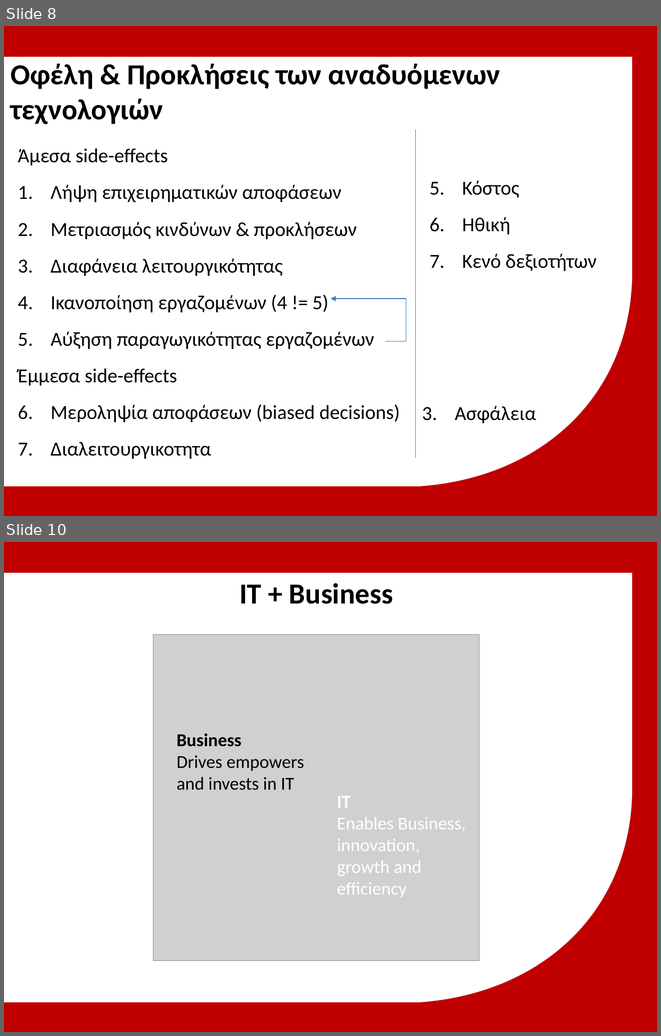
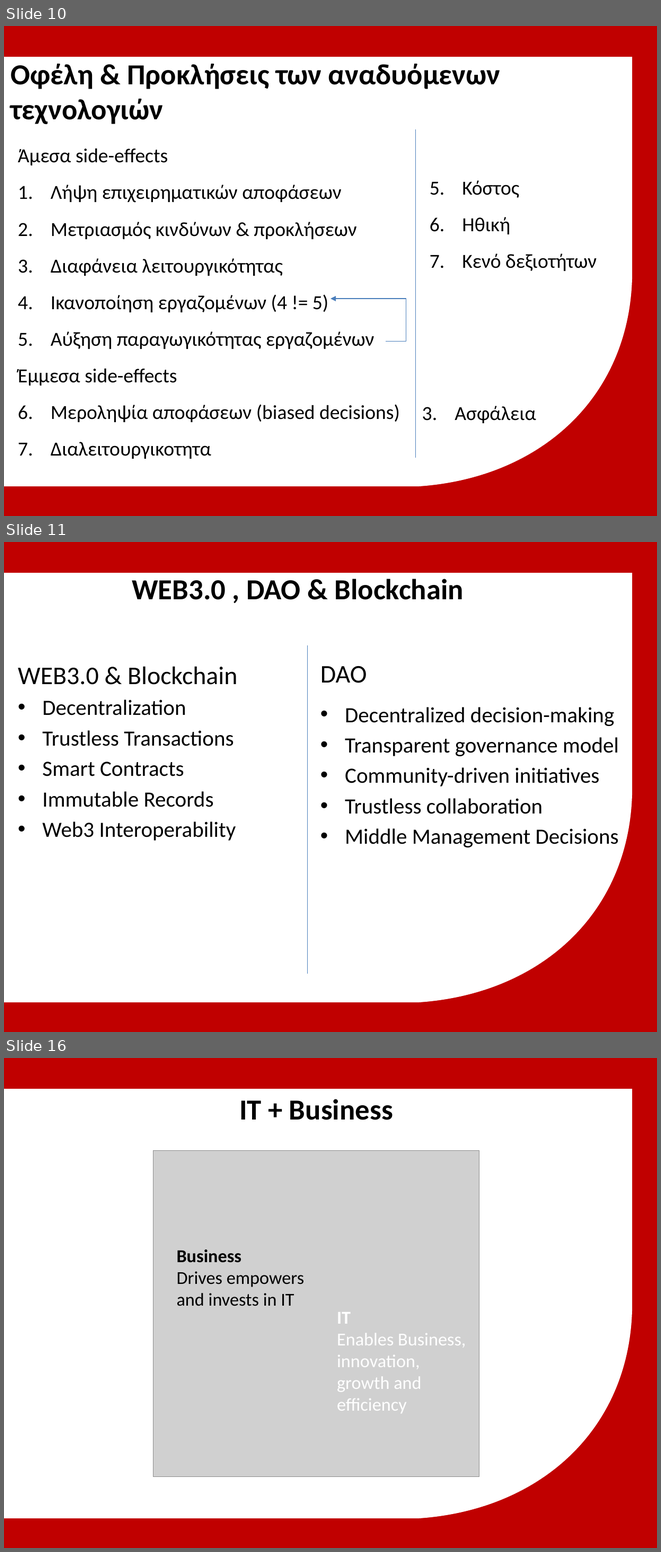
Before and after one commit to michailmarkou1995/MBA, a slide deck: Spiritual Wellbeing IV Professional Development and Applied Research/Μητροπολιτικό Κολλέγιο_ΣΕΚΦ[Μιχαηλ Μαρκου] IT in Global Business.pptx. Shown one above the other, each under a label of ours: slides 8 and 10 before the commit, slides 10, 11 and 16 after it; the slides between them are not shown. The pictures are 661x1036 and 661x1552 pixels, drawn with LibreOffice and Linux fonts; fonts in the diff are those of the drawing; grey boxes stand for pictures; background and template pictures are left out. Boxes give left, top, right and bottom in pixels: in the first picture for what was removed or moved away, otherwise in the second. Text is boxed around its words. In the diff, an @@ line names an element or a change of style, - is before the commit and + after.

```diff
--- a/Spiritual Wellbeing IV Professional Development and Applied Research/Μητροπολιτικό Κολλέγιο_ΣΕΚΦ[Μιχαηλ Μαρκου] IT in Global Business.pptx
+++ b/Spiritual Wellbeing IV Professional Development and Applied Research/Μητροπολιτικό Κολλέγιο_ΣΕΚΦ[Μιχαηλ Μαρκου] IT in Global Business.pptx
@@ slide 11 added at box(4, 542, 657, 1032), background #C00000; not listed: 1 template element that a slide beside it also shows @@
@@ text added at box(132, 579, 464, 600), 32 pt, text #000000, bold @@
+WEB3.0 , DAO & Blockchain
@@ line added from (308, 645) to (308, 973), #4B7EBC 0.75 pt @@
@@ text added at box(18, 666, 237, 840), 24 pt, text #000000 @@
+WEB3.0 & Blockchain
+• Decentralization
+• Trustless Transactions
+• Smart Contracts
+• Immutable Records
+• Web3 Interoperability
@@ text added at box(320, 666, 619, 847), 24 pt, text #000000 @@
+DAO
+• Decentralized decision-making
+• Transparent governance model
+• Community-driven initiatives
+• Trustless collaboration
+• Middle Management Decisions
@@ what was slide 8 is now slide 10 @@
@@ what was slide 10 is now slide 16 @@
```
Also in this commit, not shown: 1 slide changed, 5 other slides added.
